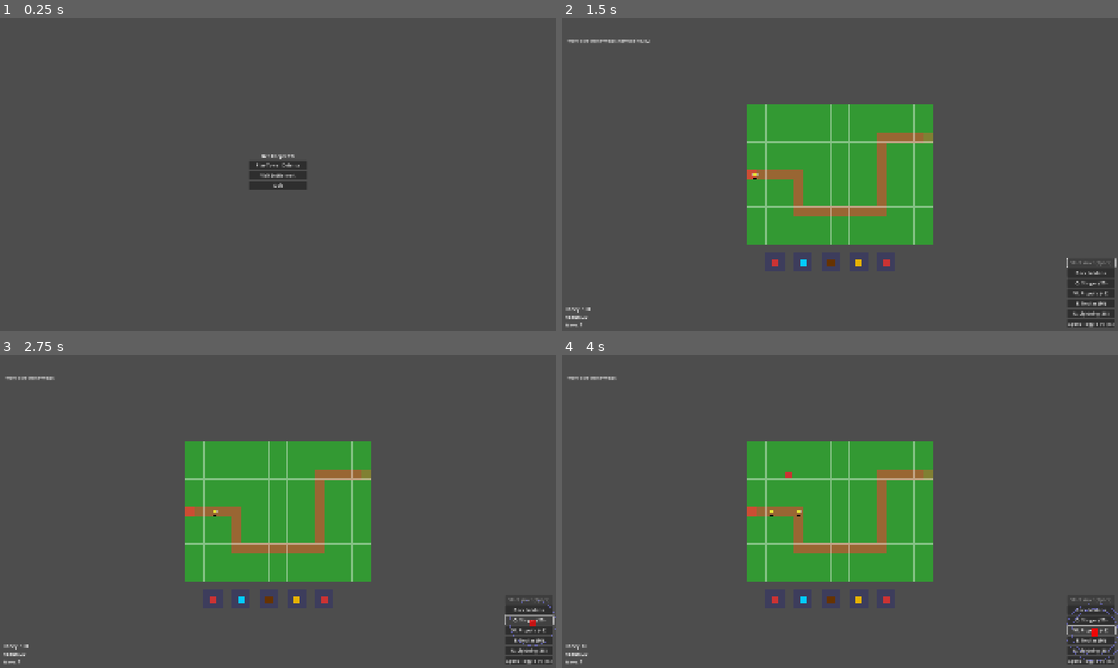
Above: before the commit, frames 1-4 (two rows, left to right).
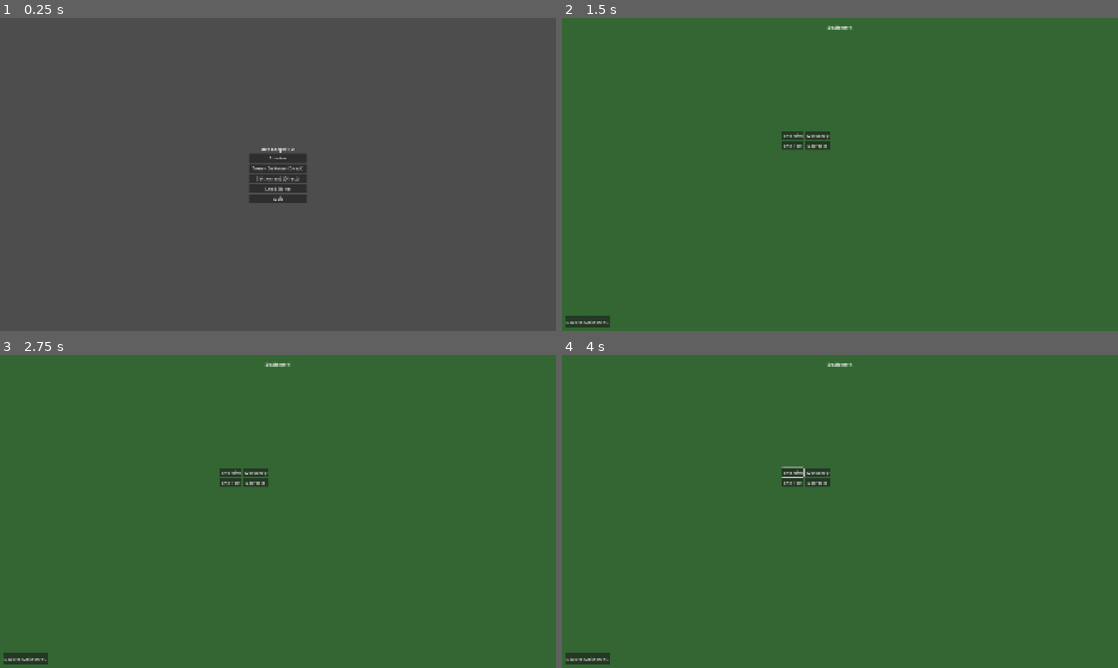
Above: after the commit, the same moments.

Repository: yagrima/bee-keeper-td
Game: Godot game, scene res://scenes/main/Main.tscn
Two runs of this game, one before a commit and one after it. Both use one fixed random seed, a clock stepped at 60 frames per second and the inputs below.
Inputs (mouse positions are in pixels of both pictures, inside the frame that each line leads up to):
- Up to frame 1 (0.25 s): no input
- Up to frame 2 (1.5 s): click "Play Tower Defense" (after the commit: "Spielen") at 0.5 s; click (1090, 262) at 1.25 s, where only the run before the commit has a clickable "Start Wave (Space)"
- Up to frame 3 (2.75 s): click (528, 621) at 2 s, where only the run before the commit has a clickable "Q: Stinger (20)"
- Up to frame 4 (4 s): click (795, 473) at 2.75 s, where only the run after the commit has a clickable "The Hive"; click (1090, 630) at 3.5 s, where only the run before the commit has a clickable "W: Propolis (45)"

The runs differ from the first frame. In frame 1, 1.0% of the frame differs, in the area x 44-56%, y 41-60%; in frame 2, 100%, in the area x 0-100%, y 0-100%; in frame 3, 100%; in frame 4, 100%.

Commit message:
Add 'Spielen' button as main game flow entry point, rename existing buttons to Direct Access

Diff:
--- a/scenes/main/Main.tscn
+++ b/scenes/main/Main.tscn
@@ -33,11 +33,19 @@
 
 [node name="PlayButton" type="Button" parent="UI/MenuContainer"]
 layout_mode = 2
-text = "Play Tower Defense"
+text = "Spielen"
+
+[node name="TDButton" type="Button" parent="UI/MenuContainer"]
+layout_mode = 2
+text = "Tower Defense (Direct)"
 
 [node name="SettlementButton" type="Button" parent="UI/MenuContainer"]
 layout_mode = 2
-text = "Visit Settlement"
+text = "Settlement (Direct)"
+
+[node name="LoadButton" type="Button" parent="UI/MenuContainer"]
+layout_mode = 2
+text = "Load Game"
 
 [node name="QuitButton" type="Button" parent="UI/MenuContainer"]
 layout_mode = 2
--- a/scripts/Main.gd
+++ b/scripts/Main.gd
@@ -1,6 +1,7 @@
 extends Control
 
 @onready var play_button = $UI/MenuContainer/PlayButton
+@onready var td_button = $UI/MenuContainer/TDButton
 @onready var settlement_button = $UI/MenuContainer/SettlementButton
 @onready var load_button = $UI/MenuContainer/LoadButton
 @onready var quit_button = $UI/MenuContainer/QuitButton
@@ -60,6 +61,8 @@
 	# Connect button signals with null checks
 	if play_button:
 		play_button.pressed.connect(_on_play_pressed)
+	if td_button:
+		td_button.pressed.connect(_on_td_pressed)
 	if settlement_button:
 		settlement_button.pressed.connect(_on_settlement_pressed)
 	if load_button:
@@ -71,11 +74,17 @@
 	initialize_test_reminder_system()
 
 func _on_play_pressed():
-	print("Starting Tower Defense...")
+	print("Starting game flow...")
+	# TODO: Implement proper game flow (later this will go through meta progression)
+	# For now, go to settlement as starting point
+	SceneManager.goto_settlement()
+
+func _on_td_pressed():
+	print("Starting Tower Defense (Direct Access)...")
 	SceneManager.goto_tower_defense()
 
 func _on_settlement_pressed():
-	print("Opening Settlement...")
+	print("Opening Settlement (Direct Access)...")
 	SceneManager.goto_settlement()
 
 func _on_load_pressed():
Not shown, added: scripts/TowerPlacementBlockingIntegration.gd.uid
Not shown, added: scripts/TowerPlacementBlockingTest.gd.uid
